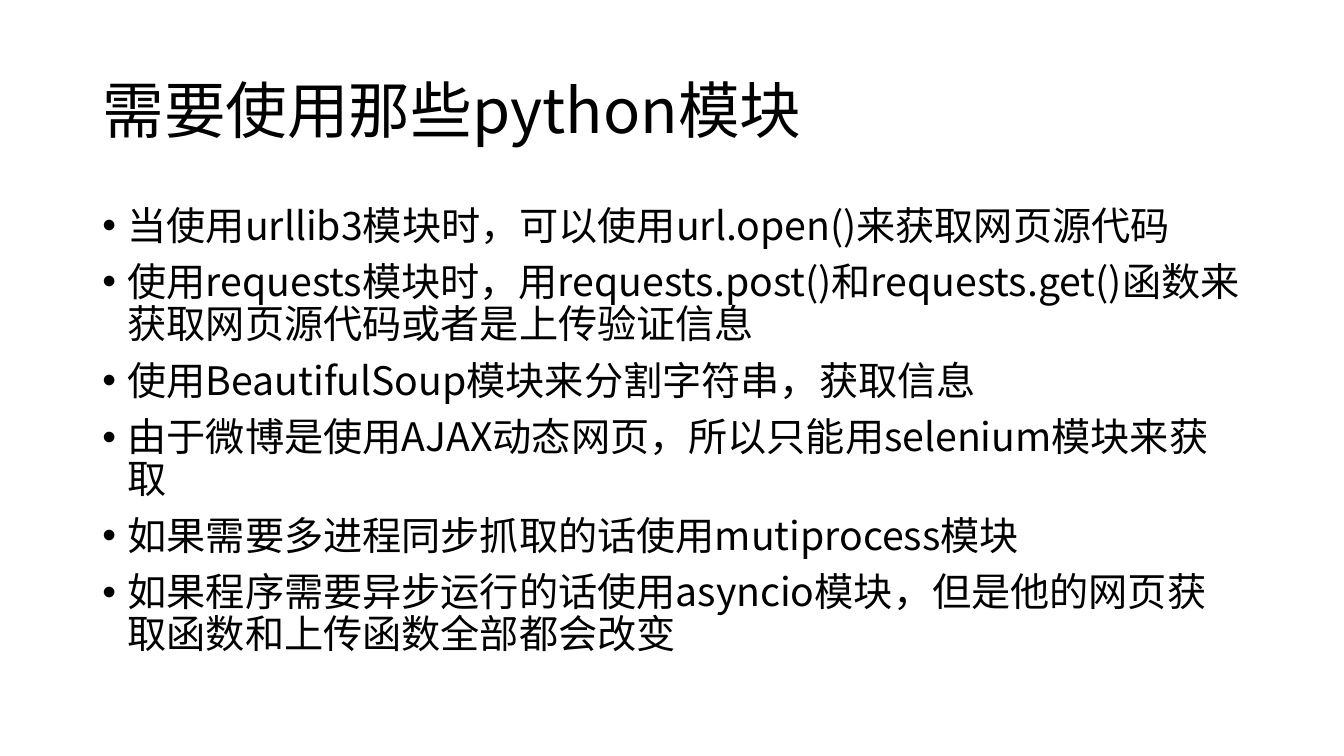
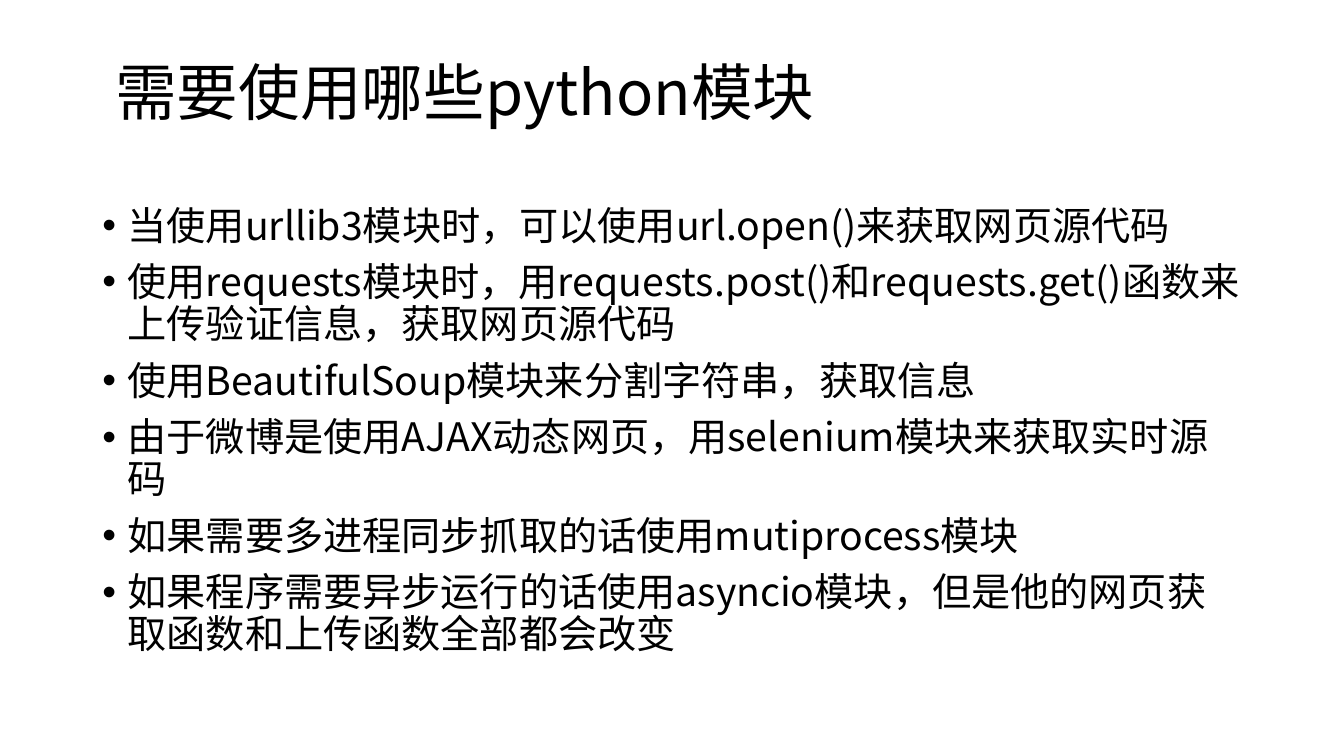
Before and after one commit to iunchen/ScrapySelf, a slide deck: slide 4 of Solution_v2.0.pptx. Drawn at 1344x756 pixels with LibreOffice and Linux fonts; fonts in the diff are those of the drawing. Boxes give left, top, right and bottom in pixels: in the first picture for what was removed or moved away, otherwise in the second. Text is boxed around its words. In the diff, an @@ line names an element or a change of style, - is before the commit and + after.

```diff
--- a/Solution_v2.0.pptx
+++ b/Solution_v2.0.pptx
@@ title at box(115, 63, 814, 130): text changed @@
-需要使用那些python模块
+需要使用哪些python模块
@@ text at box(128, 263, 1240, 342): text changed @@
-• 使用requests模块时，用requests.post()和requests.get()函数来获取网页源代码或者是上传验证信息
+• 使用requests模块时，用requests.post()和requests.get()函数来上传验证信息，获取网页源代码
@@ text at box(128, 418, 1209, 455): text changed @@
-• 由于微博是使用AJAX动态网页，所以只能用selenium模块来获取
+• 由于微博是使用AJAX动态网页，用selenium模块来获取实时源码
```
Also in this commit, not shown: 5 other slides changed, 6 slides added.
